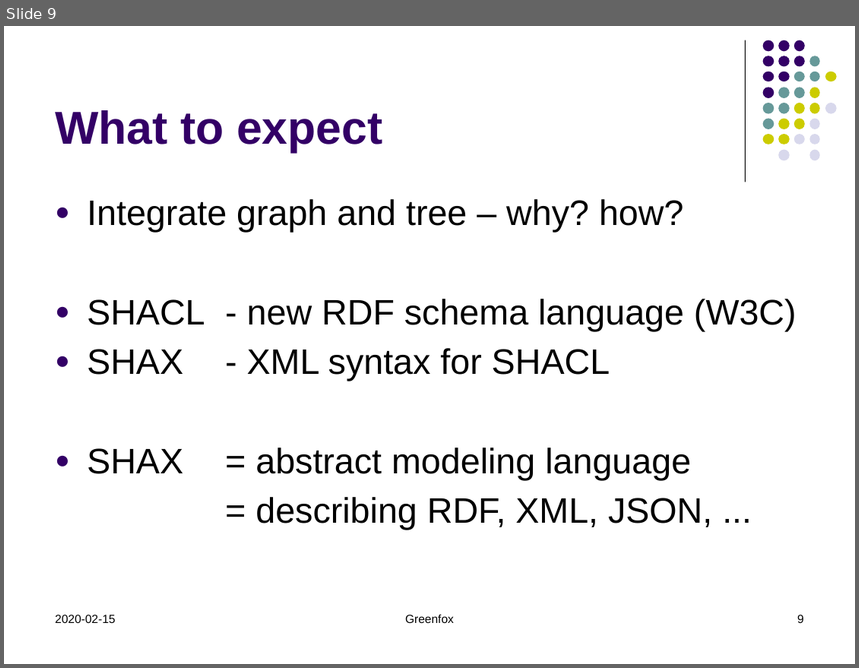
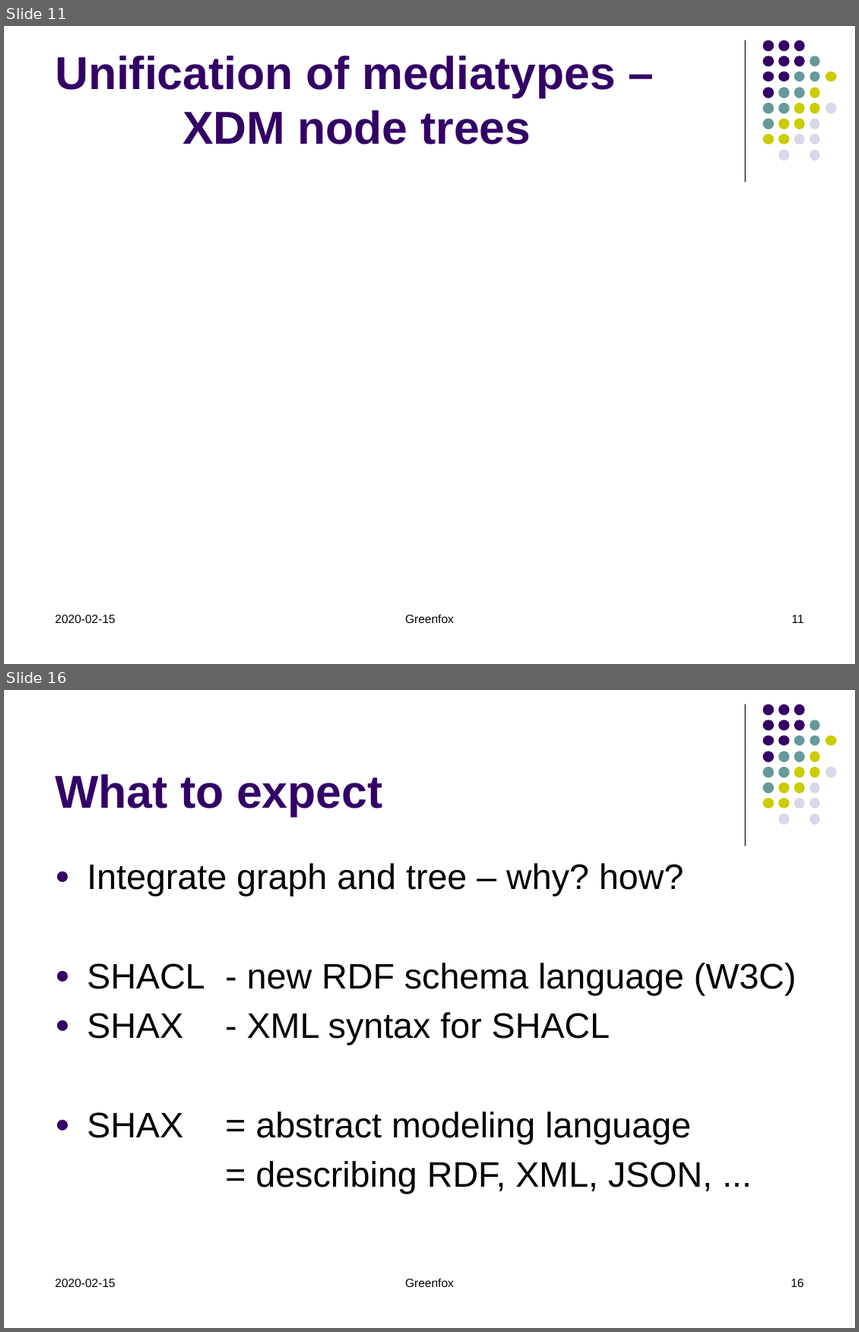
Before and after one commit to hrennau/greenfox, a slide deck: about/greenfox01.pptx. Shown one above the other, each under a label of ours: slide 9 before the commit, slides 11 and 16 after it; the slides between them are not shown. The pictures are 859x668 and 859x1332 pixels, drawn with LibreOffice and Linux fonts; fonts in the diff are those of the drawing. Boxes give left, top, right and bottom in pixels: in the first picture for what was removed or moved away, otherwise in the second. Text is boxed around its words. In the diff, an @@ line names an element or a change of style, - is before the commit and + after.

```diff
--- a/about/greenfox01.pptx
+++ b/about/greenfox01.pptx
@@ slide 11 added at box(4, 26, 855, 664), background #FFFFFF; not listed: 32 template elements that a slide beside it also shows @@
@@ title added at box(55, 56, 616, 145), 39 pt, text #330066, bold @@
+Unification of mediatypes –
+XDM node trees
@@ text added at box(55, 615, 115, 623), 10 pt, text #000000 @@
+2020-02-15
@@ text added at box(405, 614, 454, 623), 10 pt, text #000000 @@
+Greenfox
@@ page number added at box(792, 615, 804, 623), 10 pt, text #000000 @@
+11
@@ what was slide 9 is now slide 16 @@
@@ page number at box(791, 1279, 804, 1287): text changed @@
-9
+16
```
Also in this commit, not shown: 5 slides changed, 6 other slides added, 2 other files.
